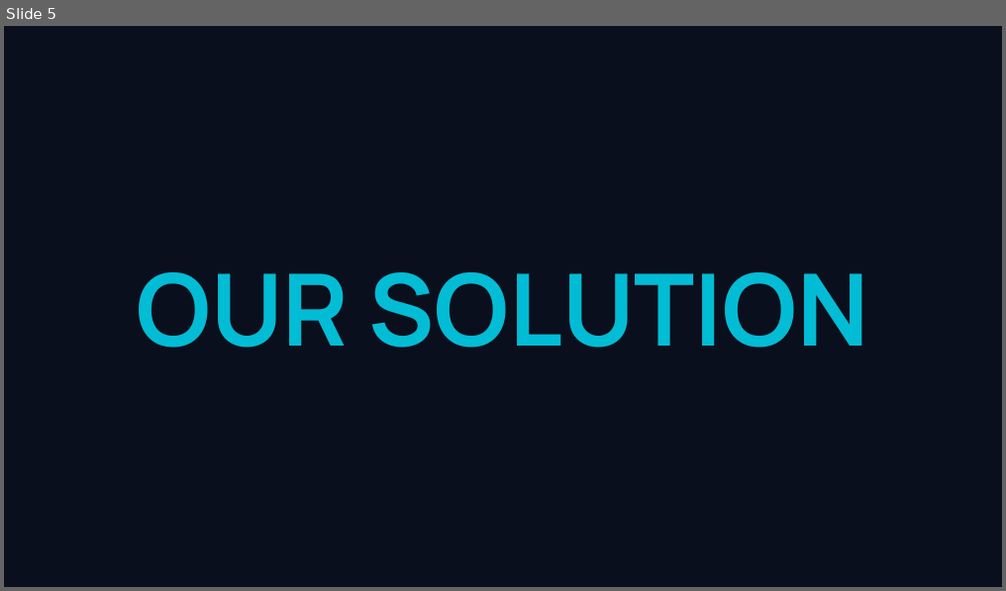
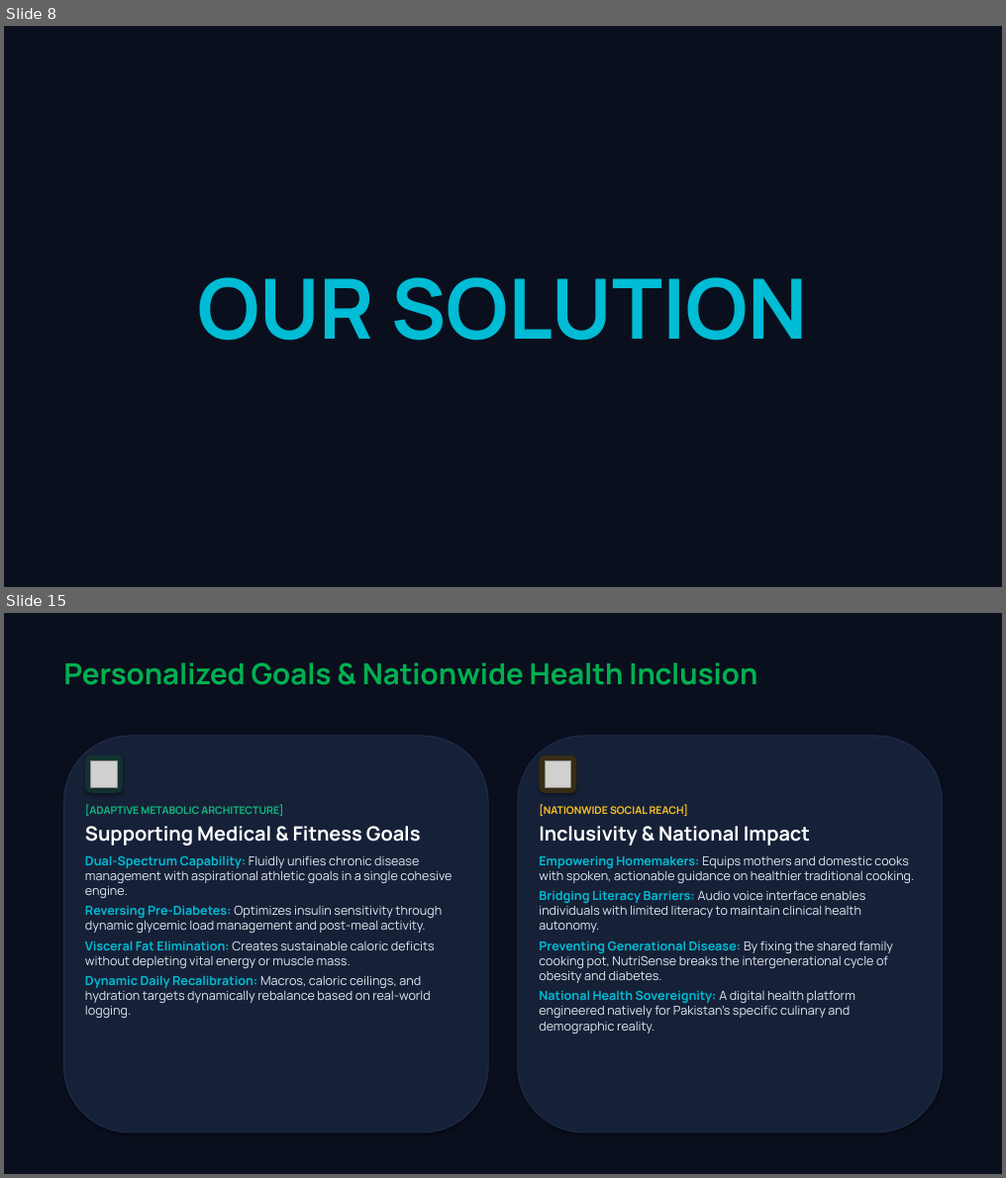
Before and after one commit to m-Affan55/NutriSense, a slide deck: docs/NutriSense_Hackathon_Presentation.pptx. Shown one above the other, each under a label of ours: slide 5 before the commit, slides 8 and 15 after it; the slides between them are not shown. The pictures are 1006x591 and 1006x1178 pixels, drawn with LibreOffice and Linux fonts; fonts in the diff are those of the drawing; grey boxes stand for pictures. Boxes give left, top, right and bottom in pixels: in the first picture for what was removed or moved away, otherwise in the second. Text is boxed around its words. In the diff, an @@ line names an element or a change of style, - is before the commit and + after.

```diff
--- a/docs/NutriSense_Hackathon_Presentation.pptx
+++ b/docs/NutriSense_Hackathon_Presentation.pptx
@@ slide 15 added at [4, 613, 1002, 1174], background #FFFFFF @@
@@ rectangle added at [4, 613, 1002, 1174], fill #0A0F1D @@
@@ text added at [63, 663, 757, 685], 28 pt, text #00B050, bold @@
+Personalized Goals & Nationwide Health Inclusion
@@ rounded rectangle added at [63, 736, 488, 1133], fill #162138, outline #1E2D4B 1 pt @@
@@ rounded rectangle added at [85, 756, 122, 792], fill #123230 @@
@@ rounded rectangle added at [518, 736, 943, 1133], fill #162138, outline #1E2D4B 1 pt @@
@@ rounded rectangle added at [540, 756, 576, 792], fill #382C14 @@
@@ picture added at [91, 761, 117, 787] @@
@@ picture added at [545, 761, 570, 787] @@
@@ text added at [85, 805, 451, 1018], 12 pt, text #E2E8F0 @@
+[ADAPTIVE METABOLIC ARCHITECTURE]
+Supporting Medical & Fitness Goals
+Dual-Spectrum Capability: Fluidly unifies chronic disease management with aspirational athletic goals in a single cohesive engine.
+Reversing Pre-Diabetes: Optimizes insulin sensitivity through dynamic glycemic load management and post-meal activity.
+Visceral Fat Elimination: Creates sustainable caloric deficits without depleting vital energy or muscle mass.
+Dynamic Daily Recalibration: Macros, caloric ceilings, and hydration targets dynamically rebalance based on real-world logging.
@@ text added at [539, 805, 914, 1034], 12 pt, text #E2E8F0 @@
+[NATIONWIDE SOCIAL REACH]
+Inclusivity & National Impact
+Empowering Homemakers: Equips mothers and domestic cooks with spoken, actionable guidance on healthier traditional cooking.
+Bridging Literacy Barriers: Audio voice interface enables individuals with limited literacy to maintain clinical health autonomy.
+Preventing Generational Disease: By fixing the shared family cooking pot, NutriSense breaks the intergenerational cycle of obesity and diabetes.
+National Health Sovereignity: A digital health platform engineered natively for Pakistan's specific culinary and demographic reality.
@@ what was slide 5 is now slide 8 @@
@@ slide 8 changed as well @@
@@ text "OUR SOLUTION": place and size @@
-text "OUR SOLUTION" at [137, 273, 869, 348]
+text "OUR SOLUTION" at [197, 277, 808, 341]
@@ text "OUR SOLUTION" at [197, 277, 808, 341]: size 96 to 80 pt; more space between paragraphs @@
```
Also in this commit, not shown: 4 other slides changed, 18 other slides added, 11 slides removed, 6 other files.
